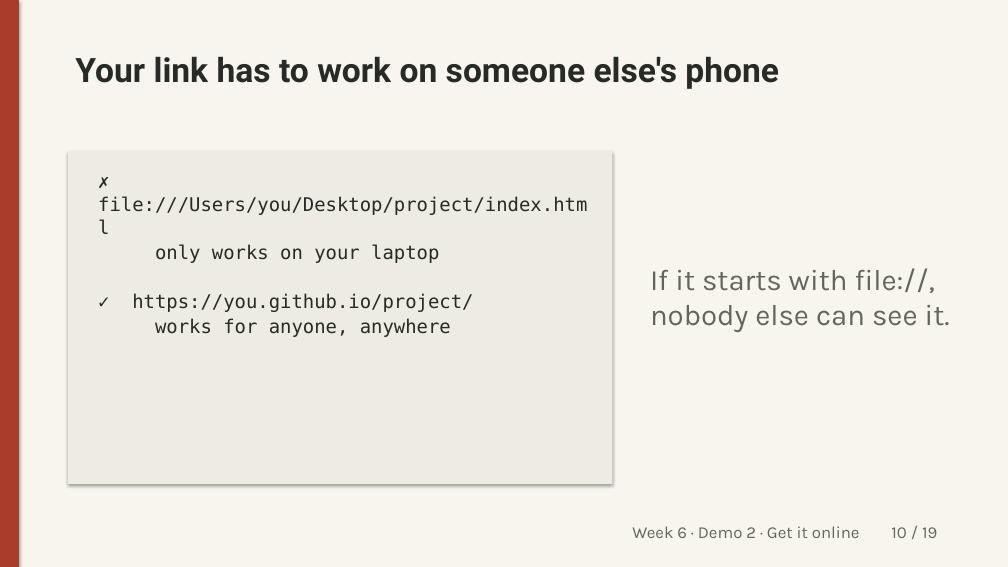
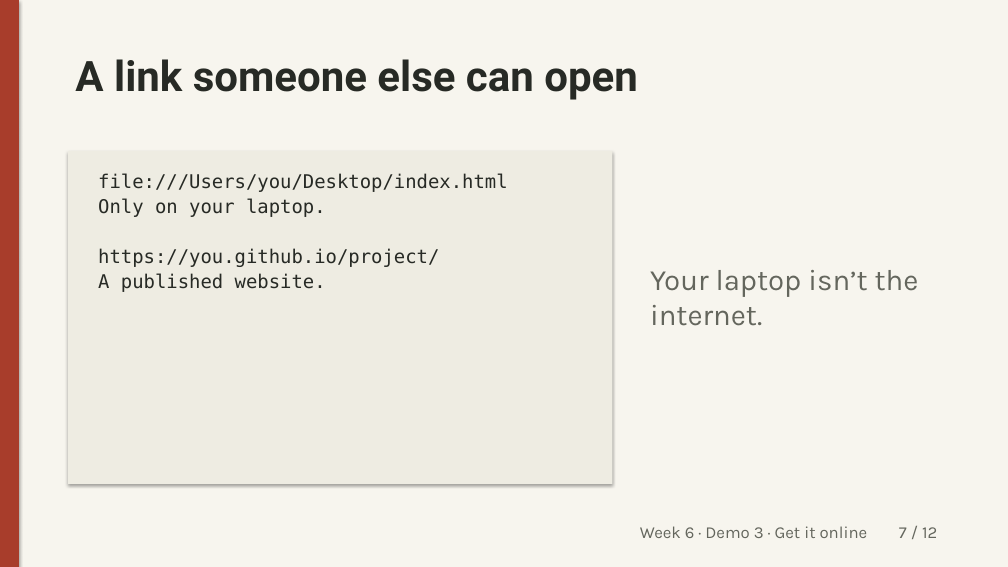
Before and after one commit to unforcedagi/learn-vibe-build-deck, a slide deck: slide 7 of lessons/week-6/_src/week6-lecture.pptx (slide 10 before the commit). Drawn at 1008x567 pixels with LibreOffice and Linux fonts; fonts in the diff are those of the drawing. Boxes give left, top, right and bottom in pixels: in the first picture for what was removed or moved away, otherwise in the second. Text is boxed around its words. In the diff, an @@ line names an element or a change of style, - is before the commit and + after.

Commit message:
Week 6 foundation: copy lesson, light context file, get online; no live connector or pair exercise

```diff
--- a/lessons/week-6/_src/week6-lecture.pptx
+++ b/lessons/week-6/_src/week6-lecture.pptx
@@ text at box(75, 59, 638, 100): text changed; size 32 to 40 pt @@
-Your link has to work on someone else's phone
+A link someone else can open
@@ text at box(98, 173, 508, 292): text changed @@
-✗ file:///Users/you/Desktop/project/index.html
-only works on your laptop
-✓ https://you.github.io/project/
-works for anyone, anywhere
+file:///Users/you/Desktop/index.html
+Only on your laptop.
+https://you.github.io/project/
+A published website.
@@ text at box(650, 270, 919, 326): text changed @@
-If it starts with file://, nobody else can see it.
+Your laptop isn’t the internet.
@@ text at box(640, 526, 937, 538): text changed @@
-Week 6 · Demo 2 · Get it online 10 / 19
+Week 6 · Demo 3 · Get it online 7 / 12
```
Also in this commit, not shown: 10 other slides changed, 1 slide added, 8 slides removed, 16 other files.
